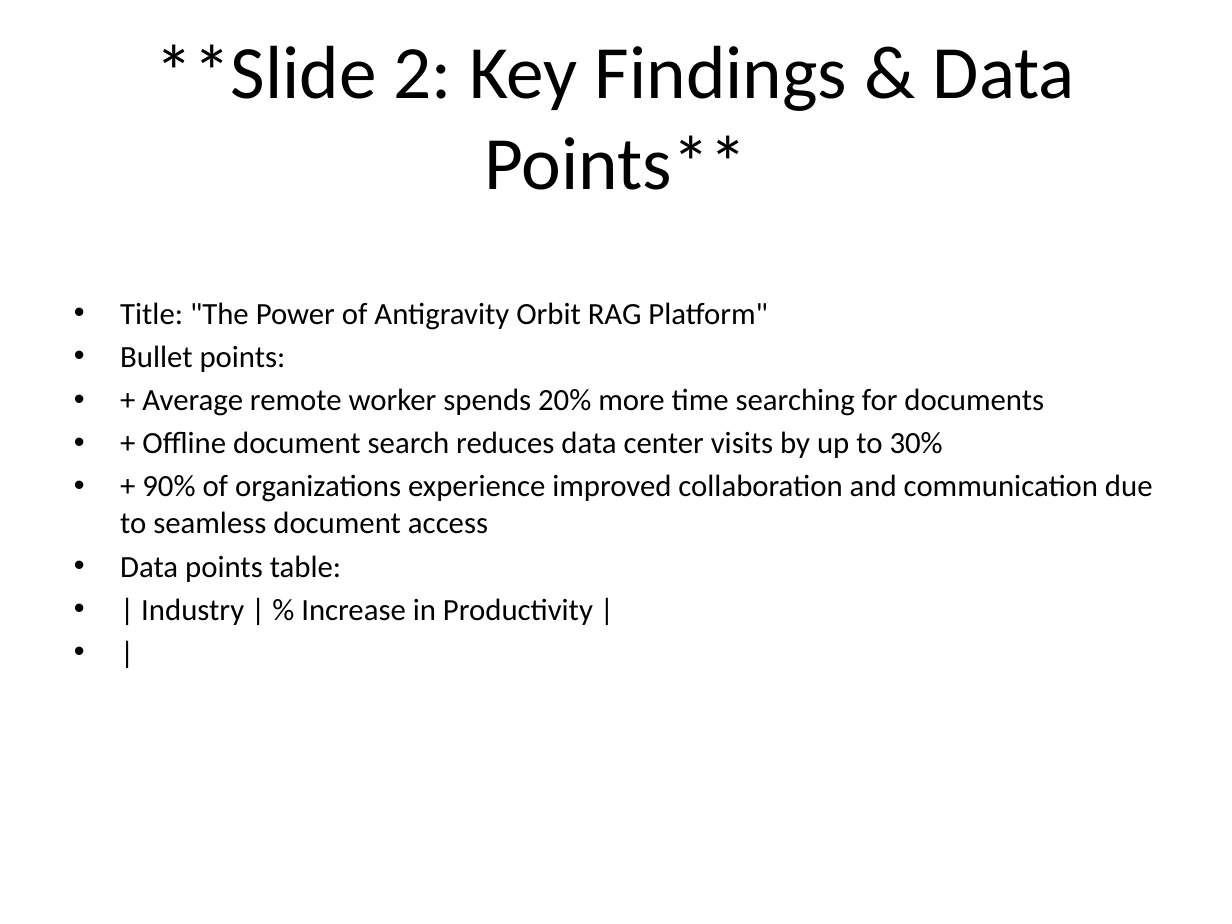
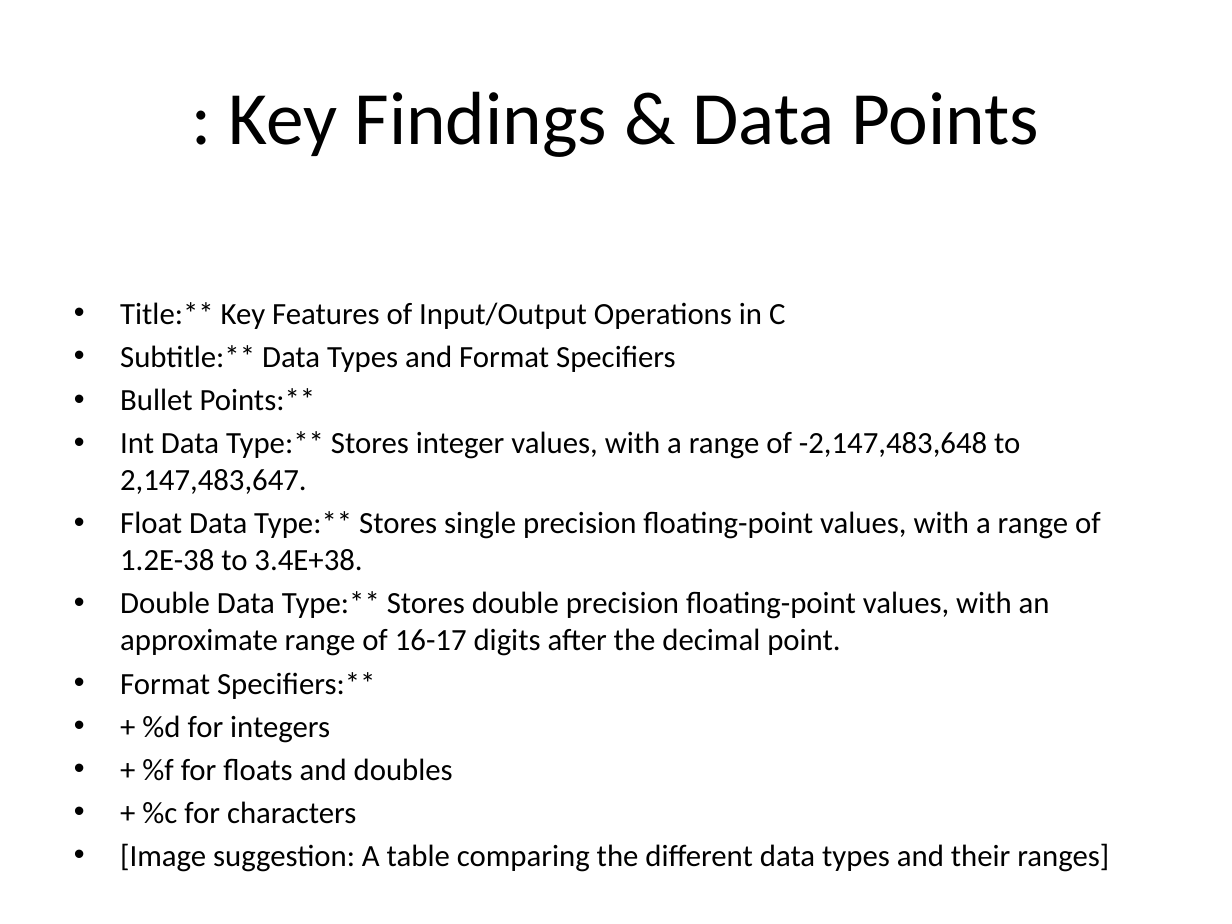
Before and after one commit to kalakonda-akshay/RAG, a slide deck: slide 3 of data/reports/audit_test.pptx. Drawn at 1232x924 pixels with LibreOffice and Linux fonts; fonts in the diff are those of the drawing. Boxes give left, top, right and bottom in pixels: in the first picture for what was removed or moved away, otherwise in the second. Text is boxed around its words. In the diff, an @@ line names an element or a change of style, - is before the commit and + after.

Commit message:
Add new React TypeScript frontend, FastAPI REST server, and presentation assets

```diff
--- a/data/reports/audit_test.pptx
+++ b/data/reports/audit_test.pptx
@@ title at box(229, 91, 1039, 157): text changed @@
-**Slide 2: Key Findings & Data Points**
+: Key Findings & Data Points
@@ text at box(120, 302, 1109, 872): text changed @@
-• Title: "The Power of Antigravity Orbit RAG Platform"
-• Bullet points:
-• + Average remote worker spends 20% more time searching for documents
-• + Offline document search reduces data center visits by up to 30%
-• + 90% of organizations experience improved collaboration and communication due to seamless document access
-• Data points table:
-• | Industry | % Increase in Productivity |
-• |
+• Title:** Key Features of Input/Output Operations in C
+• Subtitle:** Data Types and Format Specifiers
+• Bullet Points:**
+• Int Data Type:** Stores integer values, with a range of -2,147,483,648 to 2,147,483,647.
+• Float Data Type:** Stores single precision floating-point values, with a range of 1.2E-38 to 3.4E+38.
+• Double Data Type:** Stores double precision floating-point values, with an approximate range of 16-17 digits after the decimal point.
+• Format Specifiers:**
+• + %d for integers
+• + %f for floats and doubles
+• + %c for characters
+• [Image suggestion: A table comparing the different data types and their ranges]
```
Also in this commit, not shown: 1 other slide changed, 2 slides added, 2 slides removed, 36 other files.
